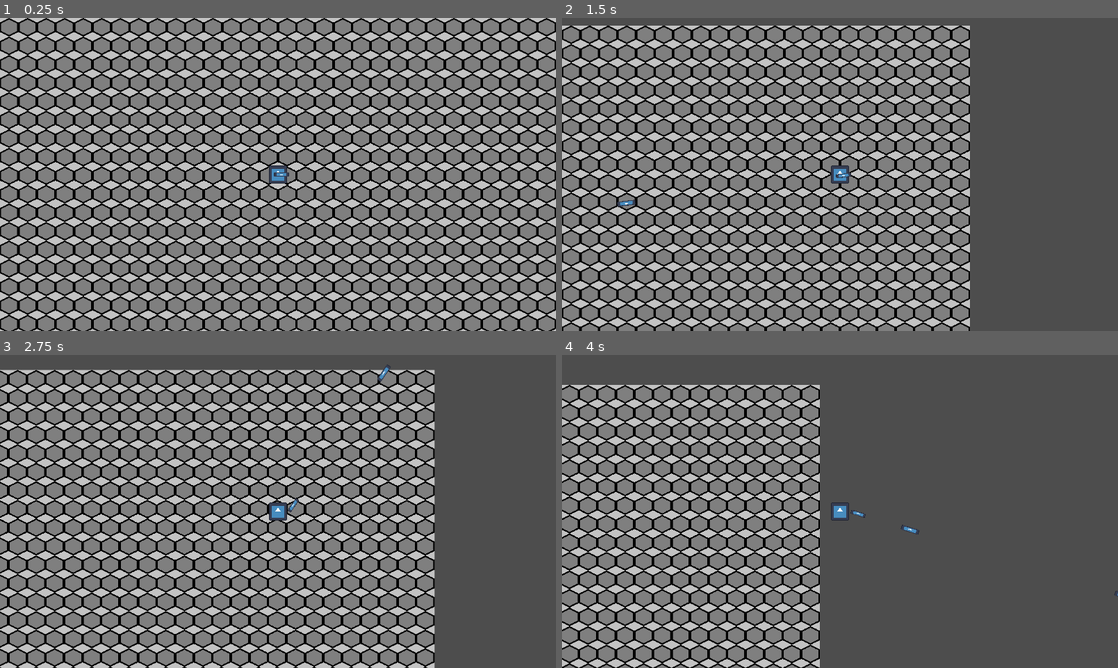
Above: before the commit, frames 1-4 (two rows, left to right).
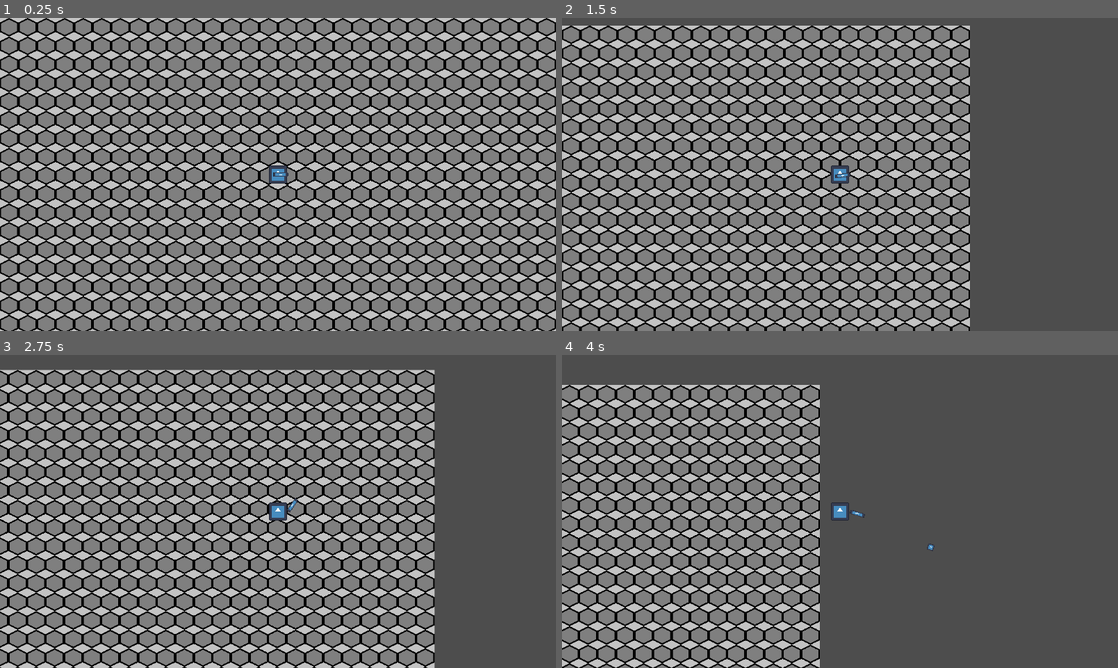
Above: after the commit, the same moments.

Repository: DecotDev/project-movement
Game: Godot game, scene res://Scences/hell_main.tscn
Two runs of this game, one before a commit and one after it. Both use one fixed random seed, a clock stepped at 60 frames per second and the inputs below. This scene is started directly instead of the project's main scene. The engine's default icon, where the game draws it, is replaced by a stand-in: a white triangle on a blue panel in a dark square.
Inputs (mouse positions are in pixels of both pictures, inside the frame that each line leads up to):
- Up to frame 1 (0.25 s): no input
- Up to frame 2 (1.5 s): tap Enter at 0.5 s; move the mouse to (962, 158) at 0.52 s; hold D (Right) from 0.53 s (still down); click (962, 158) at 0.6 s; tap W (Up) at 0.77 s; move the mouse to (728, 190) at 1.27 s; tap Shift (Shift) at 1.35 s
- Up to frame 3 (2.75 s): tap W (Up) at 1.52 s; click (166, 527) at 1.55 s; move the mouse to (333, 442) at 2.02 s; release D (Right) at 2.03 s; hold A (Left) from 2.03 s (still down); click (333, 442) at 2.1 s
- Up to frame 4 (4 s): move the mouse to (812, 574) at 2.77 s; release A (Left) at 2.78 s; hold D (Right) from 2.78 s (still down); click (812, 574) at 2.85 s; tap W (Up) at 3.02, 3.77 s; move the mouse to (1006, 558) at 3.52 s; tap Shift (Shift) at 3.6 s; click (1006, 558) at 3.8 s

The runs differ from the first frame. In frame 1, less than 0.1% of the frame differs, in the area x 49-52%, y 49-51%; in frame 2, less than 0.1%; in frame 3, less than 0.1%, in the area x 51-71%, y 3-51%; in frame 4, less than 0.1%.

Commit message:
Gun bug fix
What's new?
- Gun now shoots straight

Diff:
--- a/Scences/bullet.tscn
+++ b/Scences/bullet.tscn
@@ -4,13 +4,16 @@
 [ext_resource type="Script" path="res://Scripts/bullet.gd" id="1_df6c2"]
 
 [sub_resource type="CircleShape2D" id="CircleShape2D_f36t8"]
-radius = 89.0225
+radius = 10.7703
 
 [node name="Bullet" type="Area2D"]
+top_level = true
+light_mask = 0
+visibility_layer = 3
 script = ExtResource("1_df6c2")
 
 [node name="Projectile" type="Sprite2D" parent="."]
-scale = Vector2(1.22, 1.22)
+scale = Vector2(0.175, 0.175)
 texture = ExtResource("1_cxw8v")
 
 [node name="CollisionShape2D" type="CollisionShape2D" parent="."]
--- a/Scences/demon.tscn
+++ b/Scences/demon.tscn
@@ -30,4 +30,4 @@
 debug_color = Color(0, 0.6, 0.701961, 0.215686)
 
 [node name="Gun" parent="." instance=ExtResource("3_nkav8")]
-position = Vector2(38, 0)
+position = Vector2(35, 0)
--- a/Scences/gun.tscn
+++ b/Scences/gun.tscn
@@ -7,6 +7,8 @@
 size = Vector2(52, 14)
 
 [node name="Gun" type="Area2D"]
+collision_layer = 0
+collision_mask = 2
 script = ExtResource("1_gjown")
 
 [node name="CollisionShape2D" type="CollisionShape2D" parent="."]
--- a/Scripts/gun.gd
+++ b/Scripts/gun.gd
@@ -1,12 +1,5 @@
 extends Area2D
 
-
-# Called when the node enters the scene tree for the first time.
-func _ready() -> void:
-	pass # Replace with function body.
-
-
-# Called every frame. 'delta' is the elapsed time since the previous frame.
 func _physics_process(delta: float) -> void:
 	look_at(get_global_mouse_position())
 	if Input.is_action_just_pressed("Shoot"):
@@ -15,6 +8,6 @@
 func shoot() -> void:
 	const BULLET = preload("res://Scences/bullet.tscn")
 	var new_bullet: = BULLET.instantiate()
-	new_bullet.position = %ShootingPoint.position
-	new_bullet.rotation = %ShootingPoint.rotation
+	new_bullet.global_position = %ShootingPoint.global_position
+	new_bullet.global_rotation = %ShootingPoint.global_rotation
 	%ShootingPoint.add_child(new_bullet)
--- a/Scripts/heaven_gui.gd
+++ b/Scripts/heaven_gui.gd
@@ -7,10 +7,10 @@
 var label_coins: = %Coins
 
 func update_health_icon() -> void:
-	for i in %HBoxContainer.get_child_count():
+	for i in %HealthContainer.get_child_count():
 		if Global.player_health > i:
 			print("vida")
-			%HBoxContainer.get_child(i).texture = heart_full
+			%HealthContainer.get_child(i).texture = heart_full
 		else:
 			print("-1 vida")
-			%HBoxContainer.get_child(i).texture = heart_empty
+			%HealthContainer.get_child(i).texture = heart_empty
